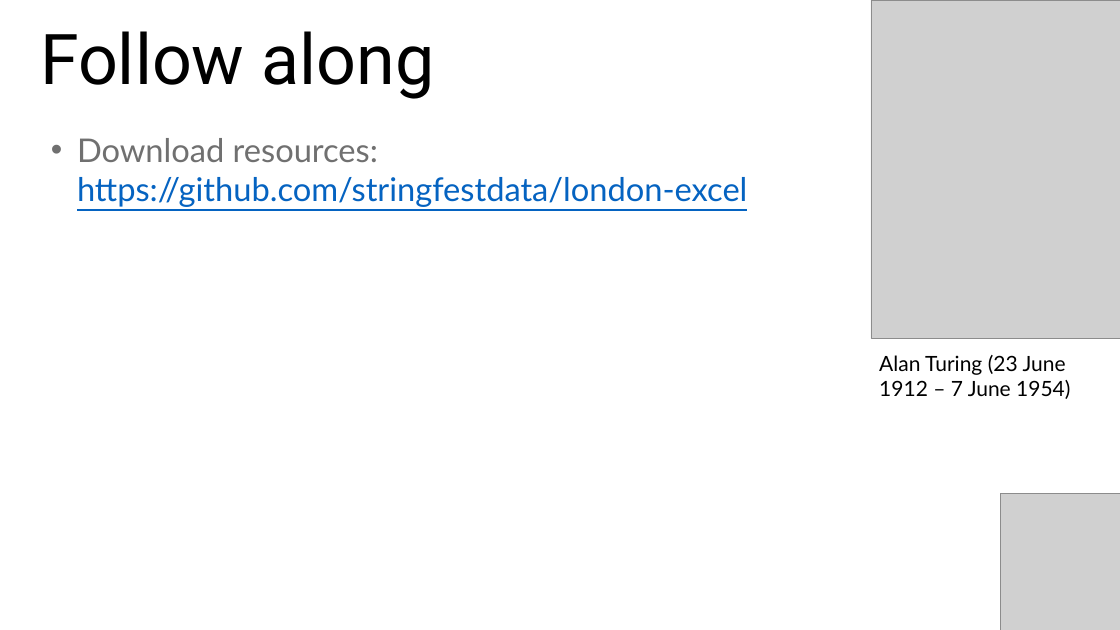
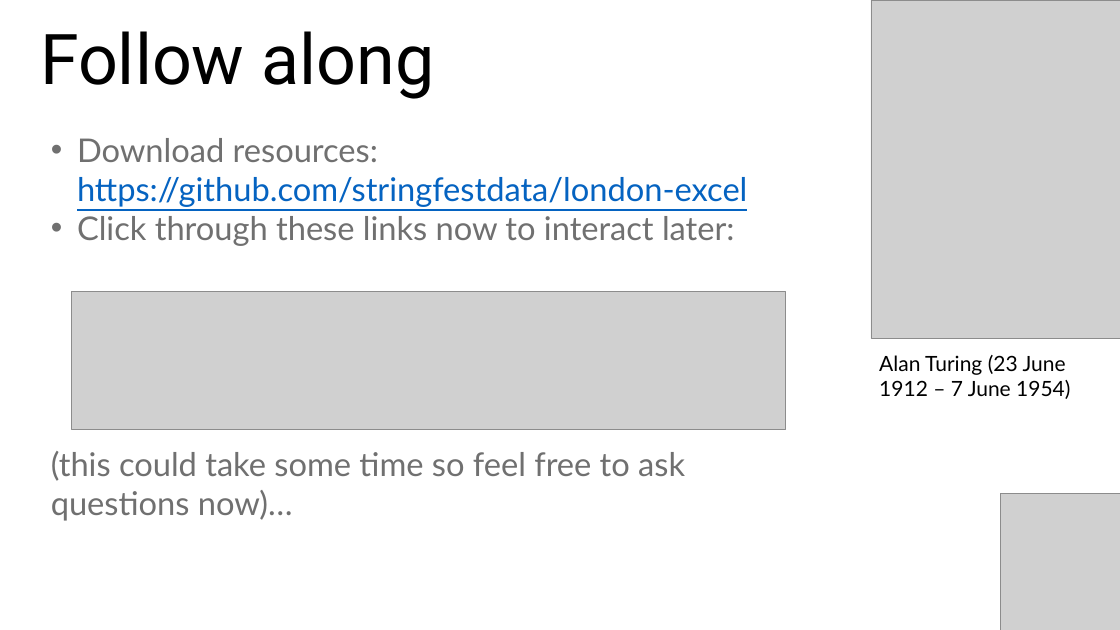
Before and after one commit to stringfestdata/london-excel, a slide deck: slide 2 of advancing-into-analytics-london-meetup.pptx. Drawn at 1120x630 pixels with LibreOffice and Linux fonts; fonts in the diff are those of the drawing; grey boxes stand for pictures. Boxes give left, top, right and bottom in pixels: in the first picture for what was removed or moved away, otherwise in the second. Text is boxed around its words. In the diff, an @@ line names an element or a change of style, - is before the commit and + after.

```diff
--- a/advancing-into-analytics-london-meetup.pptx
+++ b/advancing-into-analytics-london-meetup.pptx
@@ text at (51,216,735,521): paragraphs added @@
+• Click through these links now to interact later:
+(this could take some time so feel free to ask questions now)…
@@ picture added at (72,292,786,430) @@
```
Also in this commit, not shown: 5 other slides changed, 6 slides added, 1 slide removed, 5 other files.
